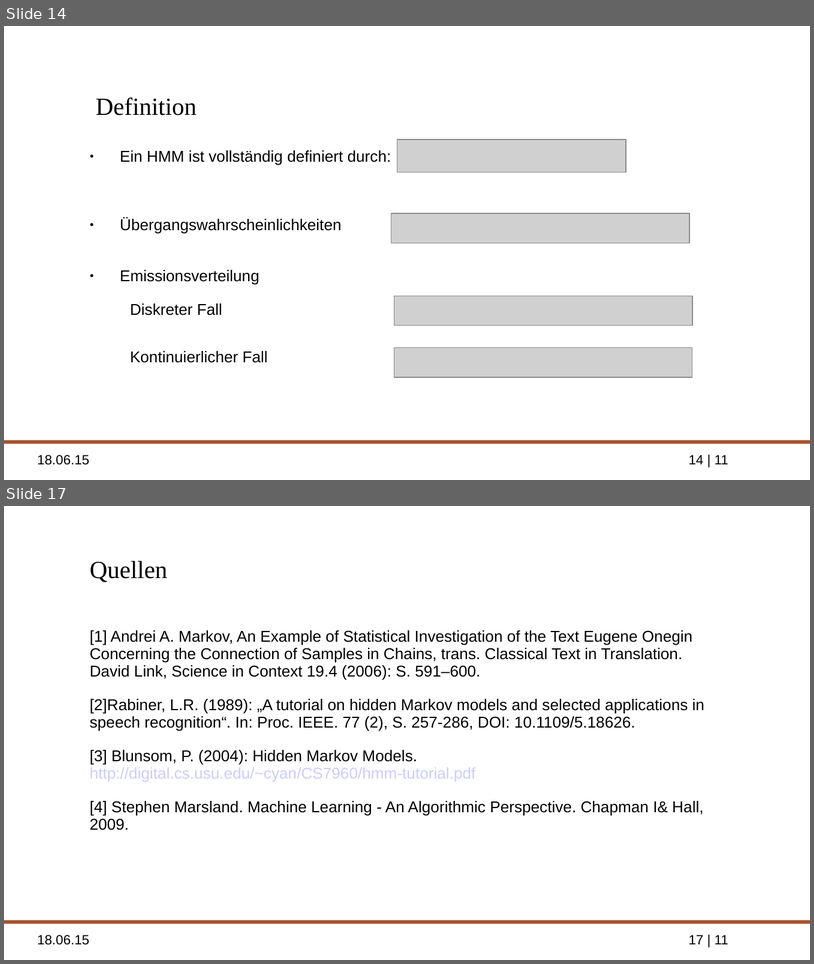
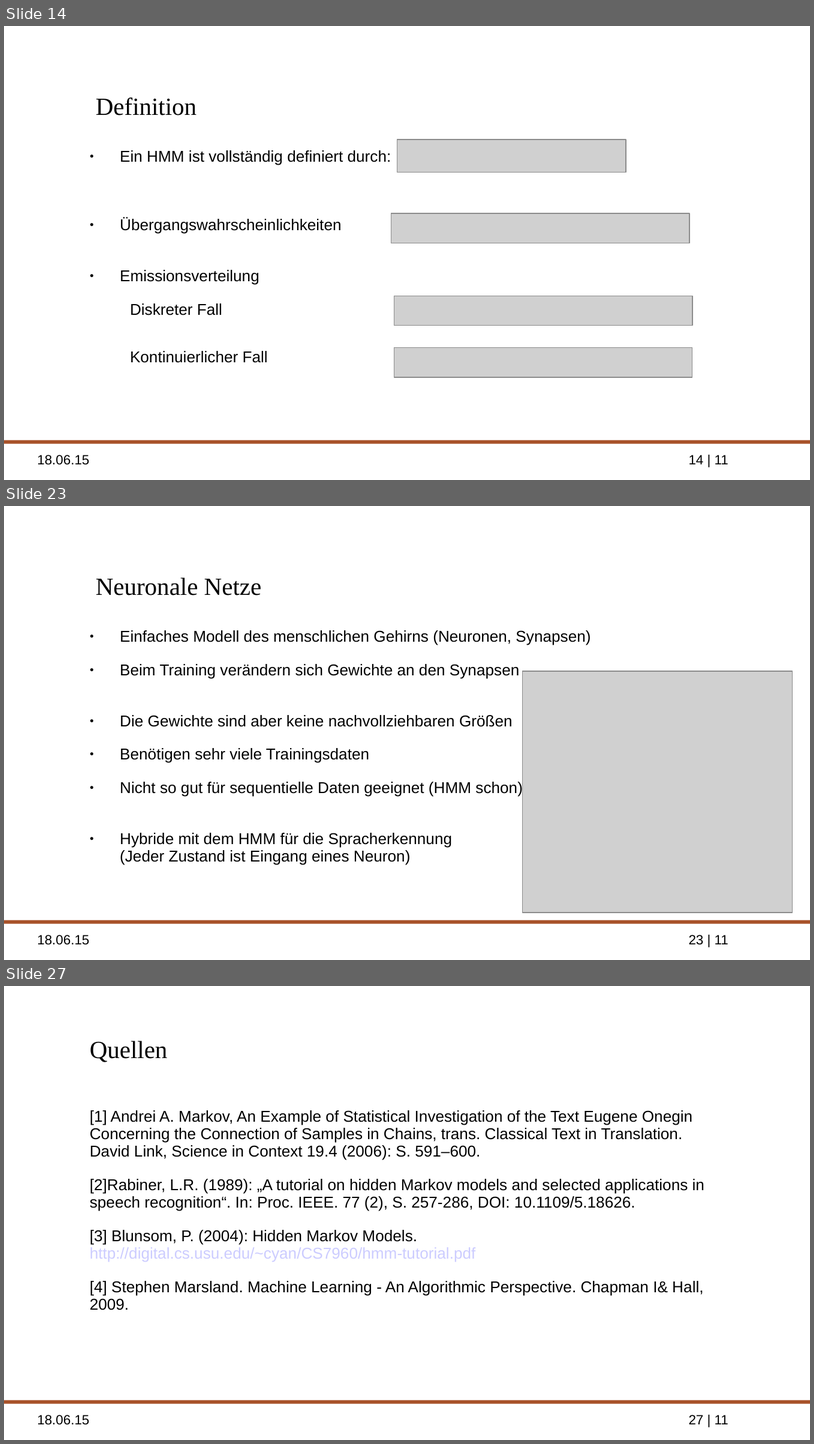
Before and after one commit to ppasler/Formale-Methoden-HMM, a slide deck: presentation/hidden_markov_pasler.odp. Shown one above the other, each under a label of ours: slides 14 and 17 before the commit, slides 14, 23 and 27 after it; the slides between them are not shown. The pictures are 814x964 and 814x1444 pixels, drawn with LibreOffice and Linux fonts; fonts in the diff are those of the drawing; grey boxes stand for pictures; background and template pictures are left out. Boxes give left, top, right and bottom in pixels: in the first picture for what was removed or moved away, otherwise in the second. Text is boxed around its words. In the diff, an @@ line names an element or a change of style, - is before the commit and + after.

```diff
--- a/presentation/hidden_markov_pasler.odp
+++ b/presentation/hidden_markov_pasler.odp
@@ slide 23 added at bbox=[4, 506, 810, 960], background picture (left out); not listed: 3 template elements that a slide beside it also shows @@
@@ title added at bbox=[96, 577, 262, 595], 22 pt, text #000000 @@
+Neuronale Netze
@@ text added at bbox=[120, 630, 591, 865], 14 pt, text #000000 @@
+● Einfaches Modell des menschlichen Gehirns (Neuronen, Synapsen)
+● Beim Training verändern sich Gewichte an den Synapsen
+● Die Gewichte sind aber keine nachvollziehbaren Größen
+● Benötigen sehr viele Trainingsdaten
+● Nicht so gut für sequentielle Daten geeignet (HMM schon)
+● Hybride mit dem HMM für die Spracherkennung
+  (Jeder Zustand ist Eingang eines Neuron)
@@ picture added at bbox=[522, 672, 792, 912] @@
@@ what was slide 17 is now slide 27 @@
@@ page number at bbox=[689, 1414, 729, 1424]: text changed @@
-17 | 11
+27 | 11
```
Also in this commit, not shown: 10 other slides added, 1 slide removed, 2 other files.
